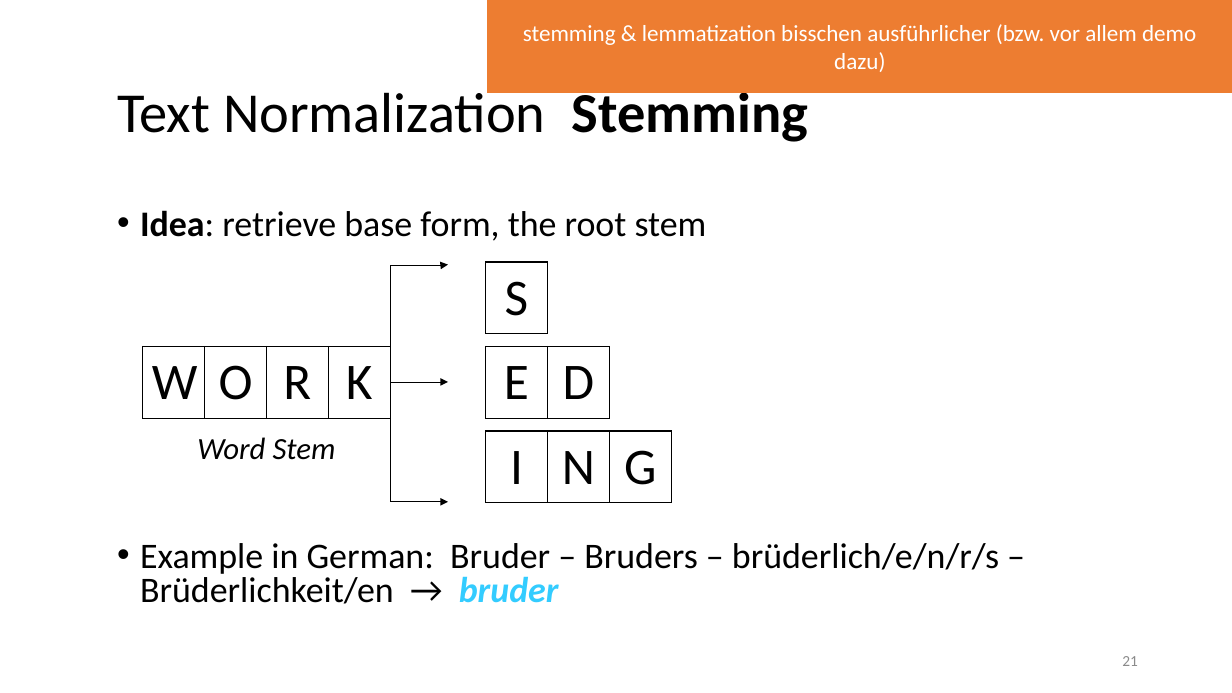
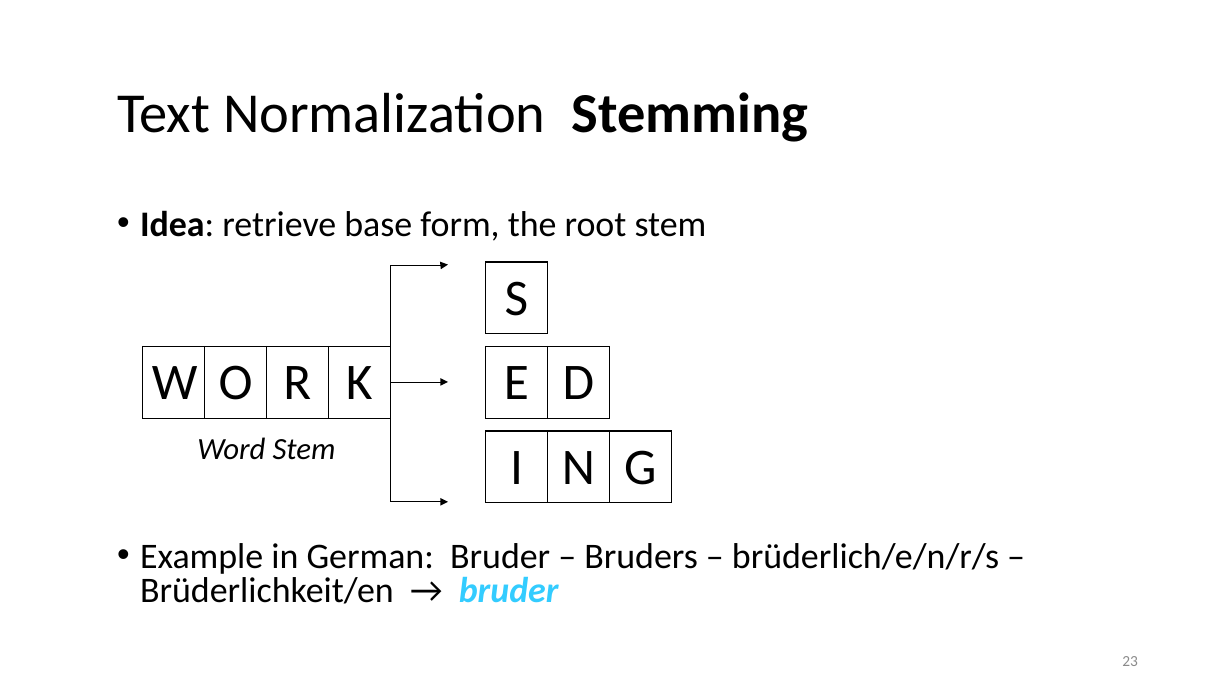
Before and after one commit to lisa-wm/consulting, a slide deck: slide 23 of 5_seminar/Contents_Part_02/slides/Präsentation_Teil2_Lisa.pptx (slide 21 before the commit). Drawn at 1232x693 pixels with LibreOffice and Linux fonts; fonts in the diff are those of the drawing. Boxes give left, top, right and bottom in pixels: in the first picture for what was removed or moved away, otherwise in the second. Text is boxed around its words. In the diff, an @@ line names an element or a change of style, - is before the commit and + after.

Commit message:
revised regex demo and saved matthias nlp stuff

```diff
--- a/5_seminar/Contents_Part_02/slides/Präsentation_Teil2_Lisa.pptx
+++ b/5_seminar/Contents_Part_02/slides/Präsentation_Teil2_Lisa.pptx
@@ rectangle removed at <box>488,0,1232,92</box> @@
-stemming & lemmatization bisschen ausführlicher (bzw. vor allem demo dazu)
@@ page number at <box>1122,656,1138,666</box>: text changed @@
-21
+23
```
Also in this commit, not shown: 2 other slides changed, 2 slides added, 2 other files.
